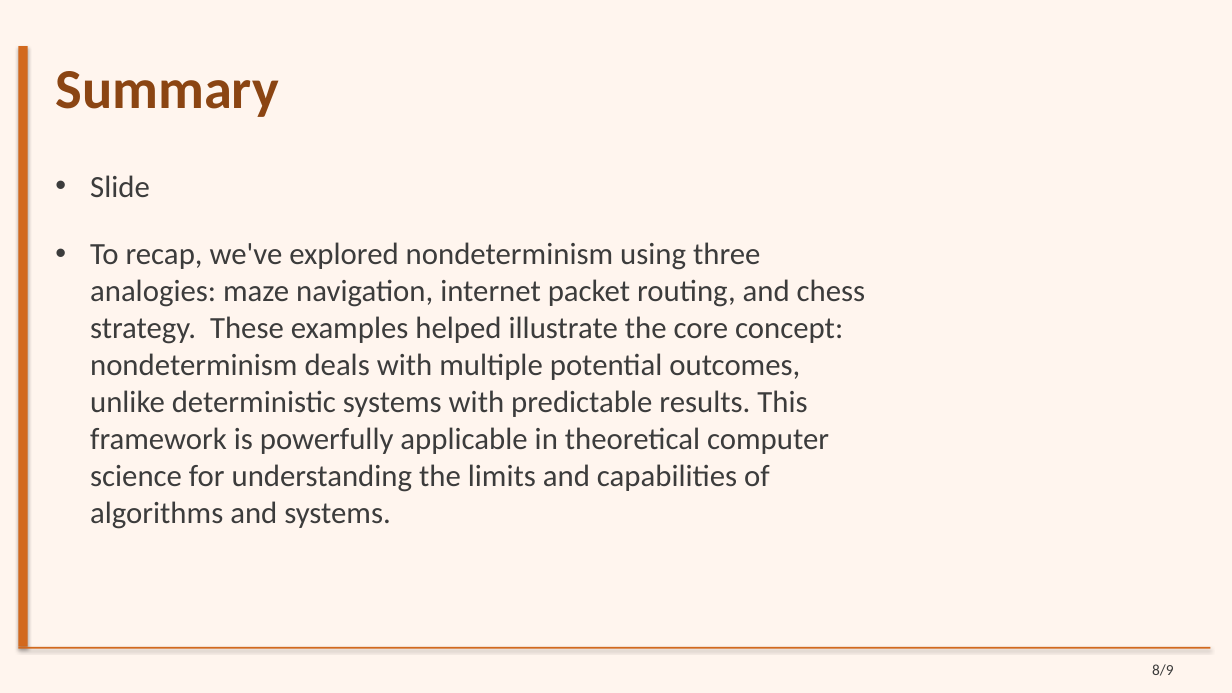
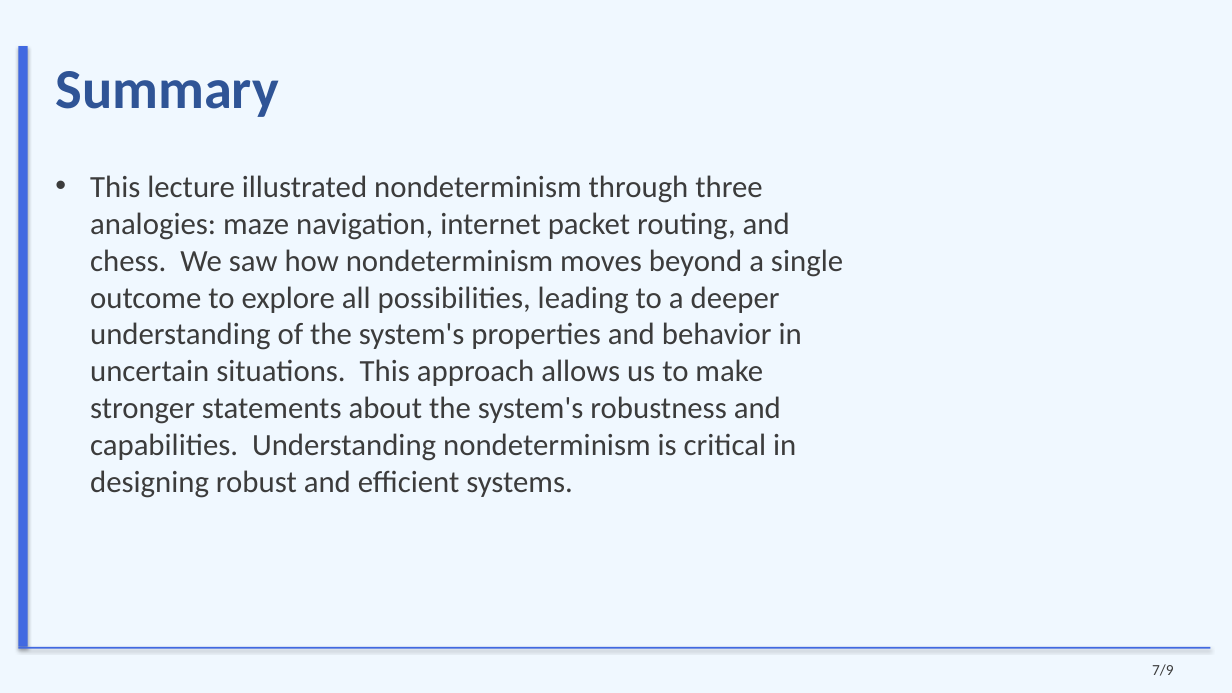
Before and after one commit to sanskarsri26/pdf-to-lecture, a slide deck: slide 7 of Styled_Slides.pptx (slide 8 before the commit). Drawn at 1232x693 pixels with LibreOffice and Linux fonts; fonts in the diff are those of the drawing. Boxes give left, top, right and bottom in pixels: in the first picture for what was removed or moved away, otherwise in the second. Text is boxed around its words. In the diff, an @@ line names an element or a change of style, - is before the commit and + after.

```diff
--- a/Styled_Slides.pptx
+++ b/Styled_Slides.pptx
@@ background #FFF5EE to #F0F8FF @@
@@ title "Summary" at (x1=55, y1=71, x2=279, y2=117): text colour #8B4513 to #2F5496 @@
@@ rectangle at (x1=18, y1=46, x2=28, y2=647): fill #D2691E to #4169E1 @@
@@ text at (x1=90, y1=175, x2=843, y2=498): text changed @@
-• Slide
-• To recap, we've explored nondeterminism using three analogies: maze navigation, internet packet routing, and chess strategy. These examples helped illustrate the core concept: nondeterminism deals with multiple potential outcomes, unlike deterministic systems with predictable results. This framework is powerfully applicable in theoretical computer science for understanding the limits and capabilities of algorithms and systems.
+• This lecture illustrated nondeterminism through three analogies: maze navigation, internet packet routing, and chess. We saw how nondeterminism moves beyond a single outcome to explore all possibilities, leading to a deeper understanding of the system's properties and behavior in uncertain situations. This approach allows us to make stronger statements about the system's robustness and capabilities. Understanding nondeterminism is critical in designing robust and efficient systems.
@@ rectangle at (x1=18, y1=647, x2=1211, y2=649): fill #D2691E to #4169E1 @@
@@ text at (x1=1152, y1=664, x2=1174, y2=676): text changed @@
-8/9
+7/9
```
Also in this commit, not shown: 7 other slides changed, 1 slide added, 1 slide removed, 21 other files.
